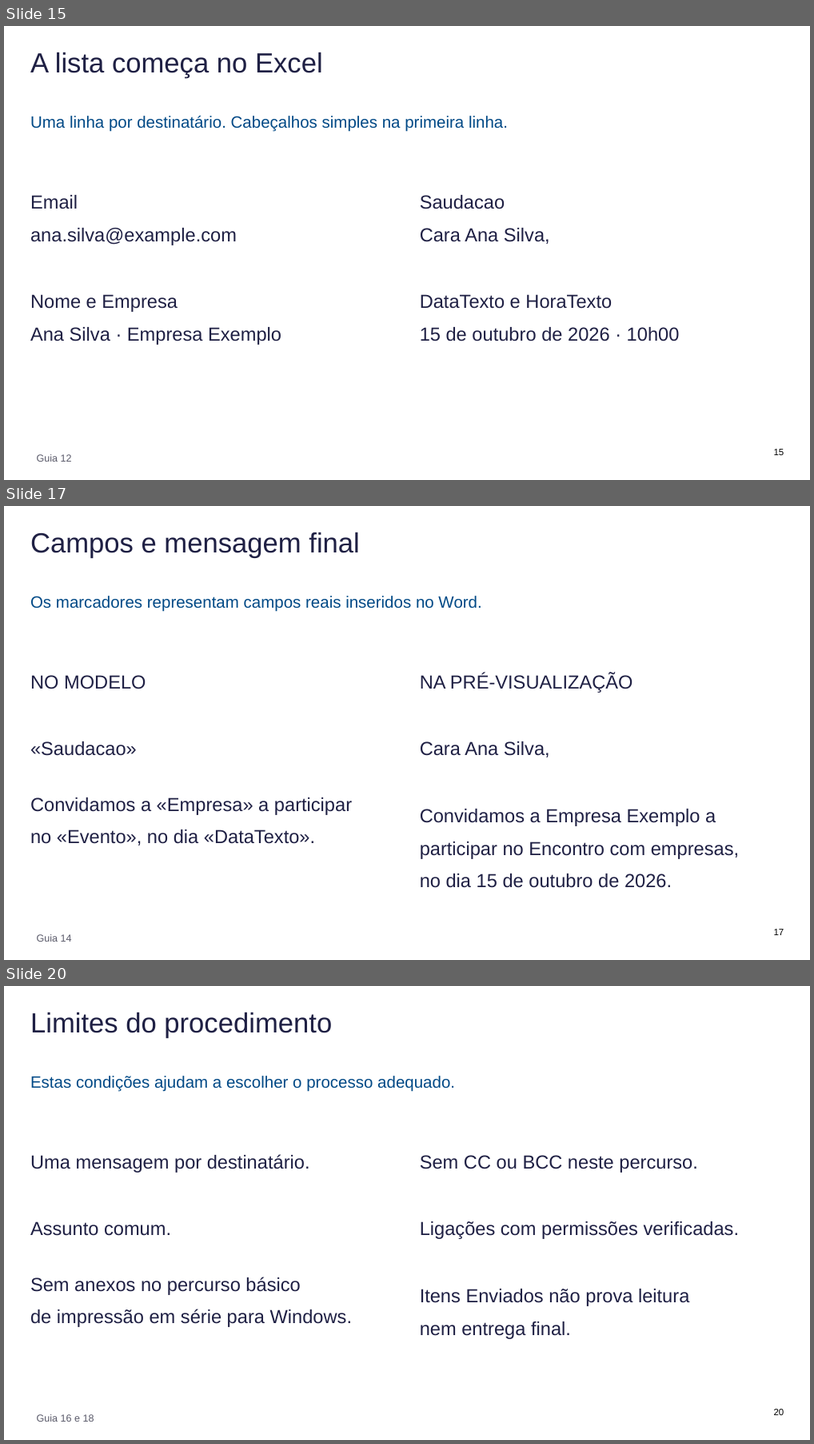
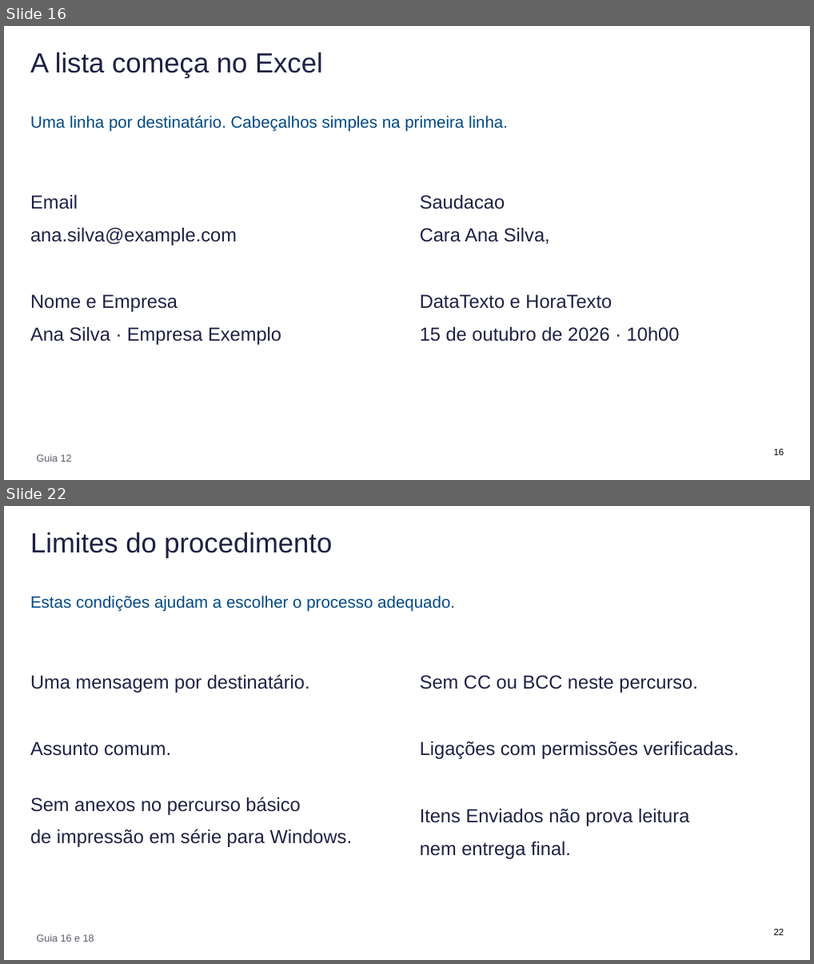
Before and after one commit to mpspmf/AIP-Tuturials, a slide deck: ASTRA/AIP_Apresentacao.pptx. Shown one above the other, each under a label of ours: slides 15, 17 and 20 before the commit, slides 16 and 22 after it; the slides between them are not shown. The pictures are 814x1444 and 814x964 pixels, drawn with LibreOffice and Linux fonts; fonts in the diff are those of the drawing. Boxes give left, top, right and bottom in pixels: in the first picture for what was removed or moved away, otherwise in the second. Text is boxed around its words. In the diff, an @@ line names an element or a change of style, - is before the commit and + after.

```diff
--- a/ASTRA/AIP_Apresentacao.pptx
+++ b/ASTRA/AIP_Apresentacao.pptx
@@ slide 17 removed at [4,506,810,960], background #FFFFFF @@
@@ title removed at [30,532,360,558] @@
-Campos e mensagem final
@@ text removed at [30,596,482,612] @@
-Os marcadores representam campos reais inseridos no Word.
@@ text removed at [420,673,739,888] @@
-NA PRÉ-VISUALIZAÇÃO
-Cara Ana Silva,
-Convidamos a Empresa Exemplo a
-participar no Encontro com empresas,
-no dia 15 de outubro de 2026.
@@ text removed at [30,675,352,845] @@
-NO MODELO
-«Saudacao»
-Convidamos a «Empresa» a participar
-no «Evento», no dia «DataTexto».
@@ text removed at [37,934,72,941] @@
-Guia 14
@@ page number removed at [774,928,785,935] @@
-17
@@ what was slide 15 is now slide 16 @@
@@ what was slide 20 is now slide 22 @@
@@ page number at [774,928,785,935]: text changed @@
-20
+22
```
Also in this commit, not shown: 1 slide changed, 13 slides added, 7 other slides removed, 6 other files.
